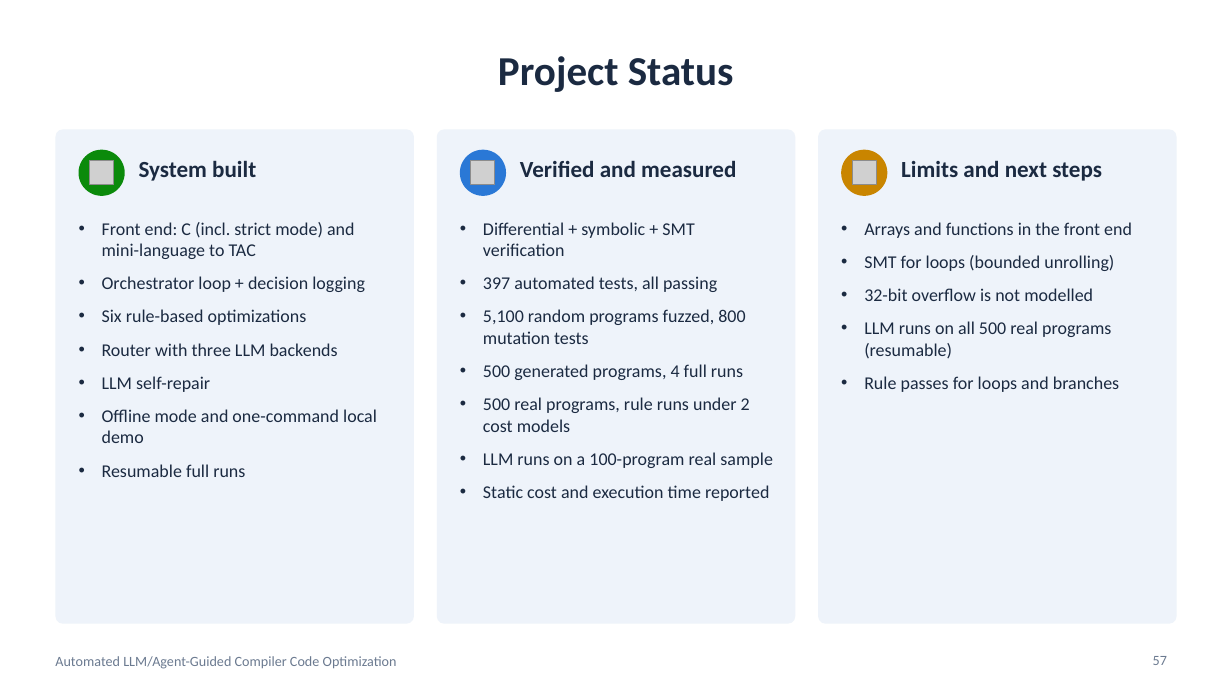
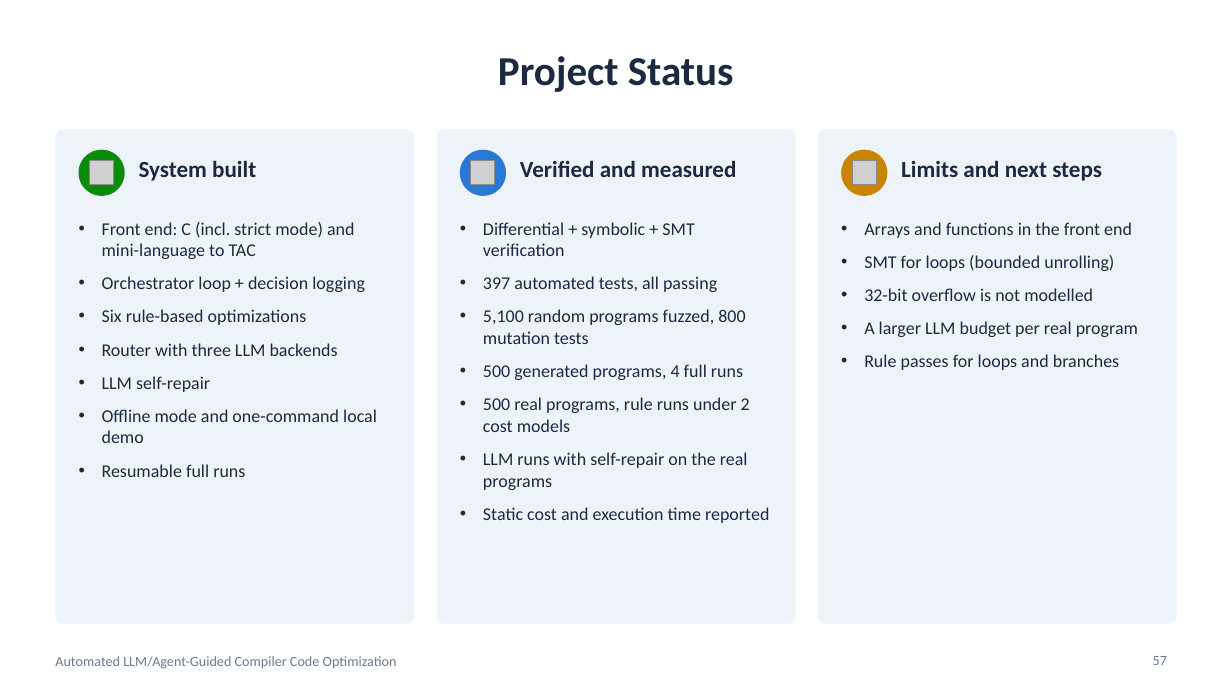
Before and after one commit to adarshhsharmaa-rgb/LLM-based-Compiler-Code-Optimization, a slide deck: slide 57 of project_ppt_24bce2972_review3.pptx. Drawn at 1232x693 pixels with LibreOffice and Linux fonts; fonts in the diff are those of the drawing; grey boxes stand for pictures. Boxes give left, top, right and bottom in pixels: in the first picture for what was removed or moved away, otherwise in the second. Text is boxed around its words. In the diff, an @@ line names an element or a change of style, - is before the commit and + after.

```diff
--- a/project_ppt_24bce2972_review3.pptx
+++ b/project_ppt_24bce2972_review3.pptx
@@ text at [864,321,1138,337]: text changed @@
-• LLM runs on all 500 real programs (resumable)
+• A larger LLM budget per real program
@@ text at [483,452,748,490]: text changed @@
-• LLM runs on a 100-program real sample
+• LLM runs with self-repair on the real programs
```
Also in this commit, not shown: 7 other slides changed, 2 other files.
